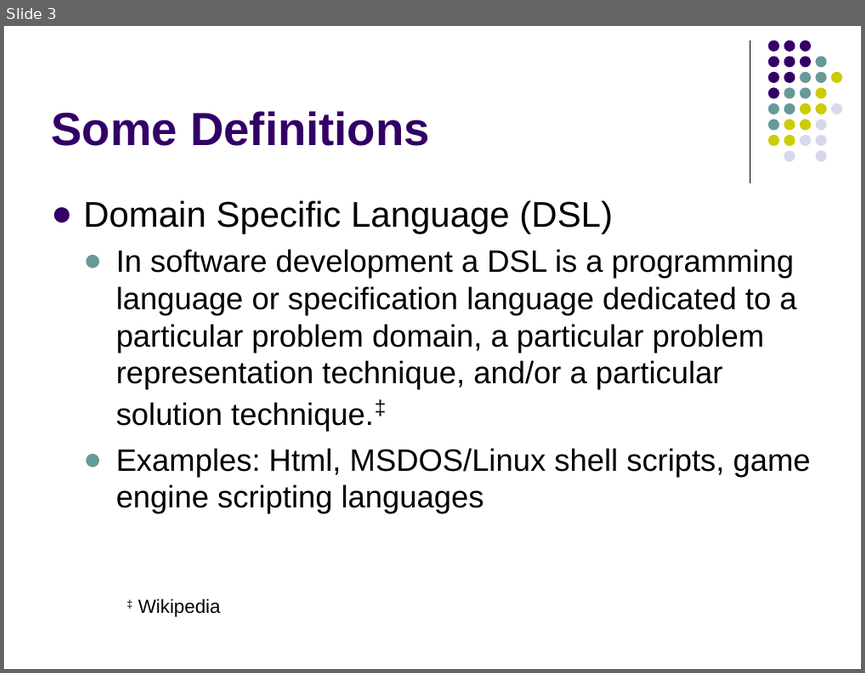
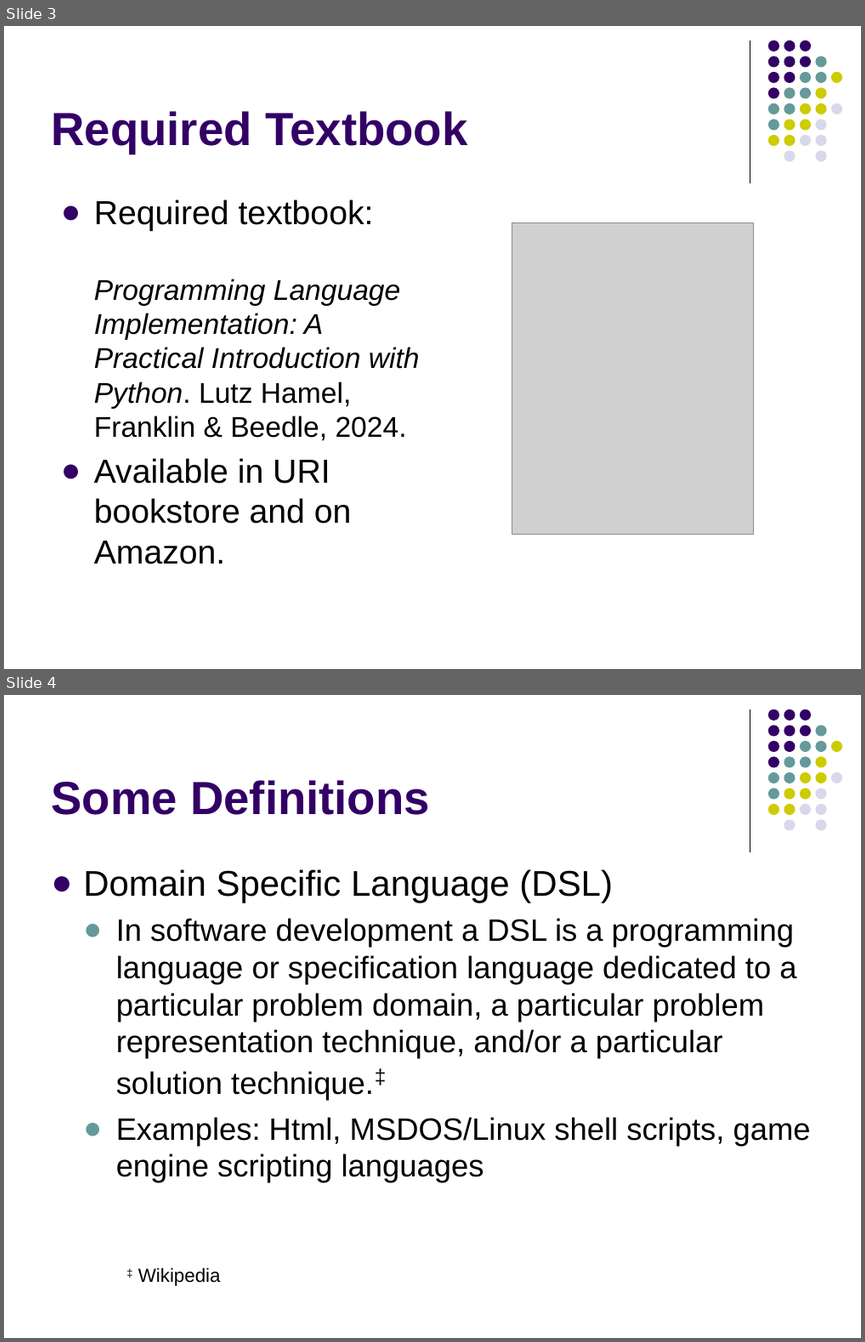
Before and after one commit to lutzhamel/CSC402, a slide deck: notes/csc402-ln001.pptx. Shown one above the other, each under a label of ours: slide 3 before the commit, slides 3 and 4 after it. The pictures are 865x673 and 865x1342 pixels, drawn with LibreOffice and Linux fonts; fonts in the diff are those of the drawing; grey boxes stand for pictures. Boxes give left, top, right and bottom in pixels: in the first picture for what was removed or moved away, otherwise in the second. Text is boxed around its words. In the diff, an @@ line names an element or a change of style, - is before the commit and + after.

```diff
--- a/notes/csc402-ln001.pptx
+++ b/notes/csc402-ln001.pptx
@@ slide 3 added at box(4, 26, 861, 669), background #FFFFFF; not listed: 32 template elements that a slide beside it also shows @@
@@ title added at box(51, 111, 467, 154), 39 pt, text #330066, bold @@
+Required Textbook
@@ text added at box(94, 199, 420, 564), 24 pt, text #000000 @@
+● Required textbook:
+  Programming Language Implementation: A Practical Introduction with Python. Lutz Hamel, Franklin & Beedle, 2024.
+● Available in URI bookstore and on Amazon.
@@ picture added at box(512, 223, 754, 533) @@
@@ what was slide 3 is now slide 4 @@
```
Also in this commit, not shown: 7 slides changed, 1 other file.
